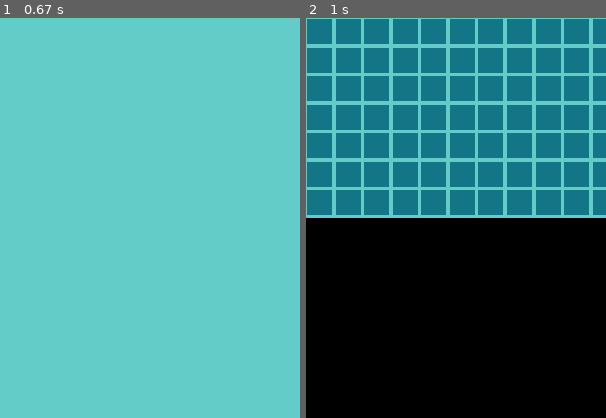
Above: before the commit, frames 1-2 (left to right).
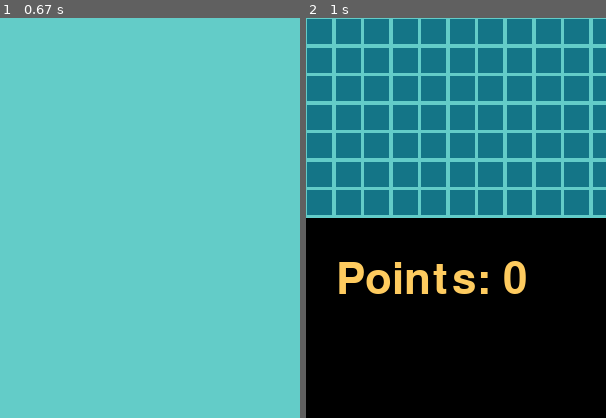
Above: after the commit, the same moments.

Repository: Tello-/Snake-in-Pygame
Game: pygame game, started from Snake.py
The game is run twice, just before and just after one commit, with the same random seed, the same clock (stepped at 60 frames per second) and the same inputs.
Inputs:
- Up to frame 1 (0.67 s): hold Right from 0.33 s (still down)
- Up to frame 2 (1 s): release Right at 0.8 s; hold Up from 0.83 s (still down)
The pictures show only the part of the screen within x 0-50%, y 50-100%; the shares and areas given below are measured in that part.

Frame 1 is identical in both runs. In frame 2, 2.2% of the frame differs, in the area x 11-74%, y 60-69%.

Commit message:
Points now displayed and fixed some timed incr bug

Diff:
--- a/Engine.py
+++ b/Engine.py
@@ -35,9 +35,21 @@
         self._uptime = int(0)
         self._gameover = False
         self._waitingOnSplash = True
-
-
-        time.set_timer(self._TIMED_POINT_INCREASE_EVENT, 3000) # Create custom event to be called every 3 seconds
+        self._score_text = config.SCORE_FONT.render("Points: {}".format(self._points), True, config.FADED_SCHOOLBUS)
+        self._score_text_rect = self._score_text.get_rect()
+        self._hasBegun = False
+        self._timerBegun = False
+
+
+        self._score_text_rect.topleft = (config.WINDOW_WIDTH * .05, config.WINDOW_HEIGHT * .80)
+
+
+
+
+
+         #=(WINDOW_WIDTH / 2,WINDOW_HEIGHT * .9)
+
+
 
         if config.DEBUG_MODE_ON:
             self.snake = [config.DEFAULT_HEAD_COORD, \
@@ -73,6 +85,11 @@
 
             self._clock.tick(config.GAME_SPEED)
             self._uptime = time.get_ticks()
+
+            if self._hasBegun and not self._timerBegun:
+                time.set_timer(self._TIMED_POINT_INCREASE_EVENT, 3000)
+                self._timerBegun = True
+
             self._processevents()
 
             self._updateState()
@@ -95,19 +112,27 @@
             # The extra conditional logic is to combat a glitch that allows you to do a 180 via multi key processing between frames
             if keys[pygame.K_LEFT] and not keys[pygame.K_RIGHT] and not keys[pygame.K_UP] and not keys[pygame.K_DOWN]:
                 self._LeftPressed()
+                if not self._hasBegun:
+                    self._hasBegun = True
             if keys[pygame.K_RIGHT] and not keys[pygame.K_LEFT] and not keys[pygame.K_UP] and not keys[pygame.K_DOWN]:
                 self._RightPressed()
+                if not self._hasBegun:
+                    self._hasBegun = True
             if keys[pygame.K_UP] and not keys[pygame.K_RIGHT] and not keys[pygame.K_LEFT] and not keys[pygame.K_DOWN]:
                 self._UpPressed()
+                if not self._hasBegun:
+                    self._hasBegun = True
             if keys[pygame.K_DOWN] and not keys[pygame.K_RIGHT] and not keys[pygame.K_UP] and not keys[pygame.K_LEFT]:
                 self._DownPressed()
+                if not self._hasBegun:
+                    self._hasBegun = True
 
 
         for event in pygame.event.get():
             if event.type == pygame.QUIT:
                 self._isRunning = False
                 break
-            if not self._waitingOnSplash:
+            if not self._waitingOnSplash and self._hasBegun:
                 if event.type == self._TIMED_POINT_INCREASE_EVENT.type:
                     self._pointTimerExpired = True
 
@@ -167,6 +192,8 @@
             if self.apple != None:
                 if len(self.apple) > 0:
                     self._drawApple()
+            self._score_text = config.SCORE_FONT.render("Points: {}".format(self._points), True, config.FADED_SCHOOLBUS)
+            self._window.blit(self._score_text, self._score_text_rect)
             pygame.display.flip()
 
     def _DB_CONSOLE_UPDATE(self):
--- a/config.py
+++ b/config.py
@@ -7,6 +7,26 @@
 
 random.seed()
 pygame.init()
+
+USER_OS = None
+CMD = None
+
+if platform == "linux" or platform == "linux2":
+    ''' linux'''
+    USER_OS = "linux"
+    CMD = "clear"
+    font = pygame.font.SysFont("", 32)
+
+
+elif platform == "win32":
+    '''Windows...'''
+    USER_OS = "win"
+    CMD = "cls"
+    font = pygame.font.SysFont("", 32)
+
+
+SCORE_FONT = pygame.font.SysFont("", 64)
+
 
 GAME_SPEED = 10
 WINDOW_WIDTH = int(600)
@@ -74,21 +94,7 @@
 
 
 
-    USER_OS = None
-    CMD = None
 
-    if platform == "linux" or platform == "linux2":
-        ''' linux'''
-        USER_OS = "linux"
-        CMD = "clear"
-        font = pygame.font.SysFont("", 32)
-
-
-    elif platform == "win32":
-        '''Windows...'''
-        USER_OS = "win"
-        CMD = "cls"
-        font = pygame.font.SysFont("", 32)
 
 
     EVENT_CALL_COUNTER = int(0)
